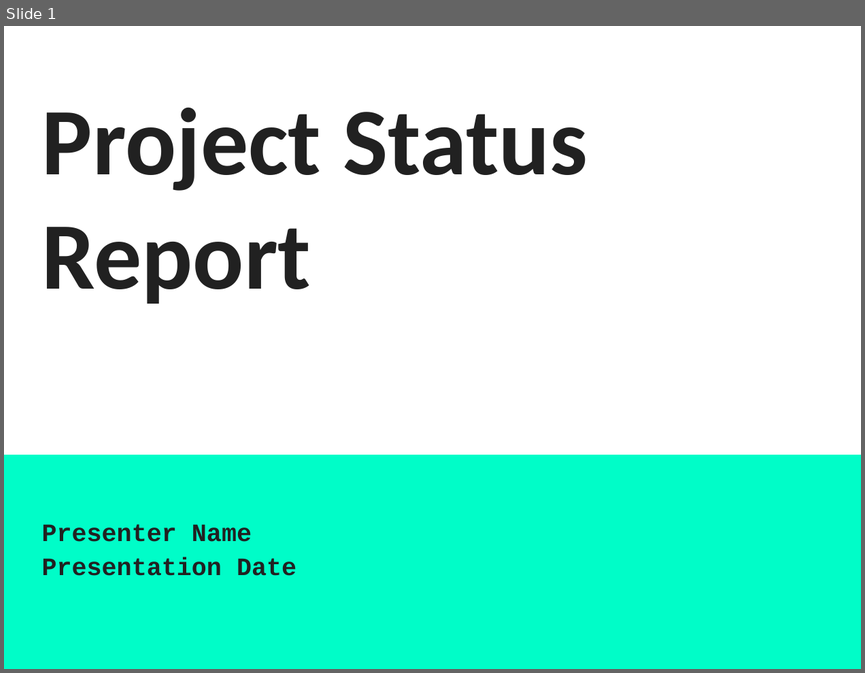
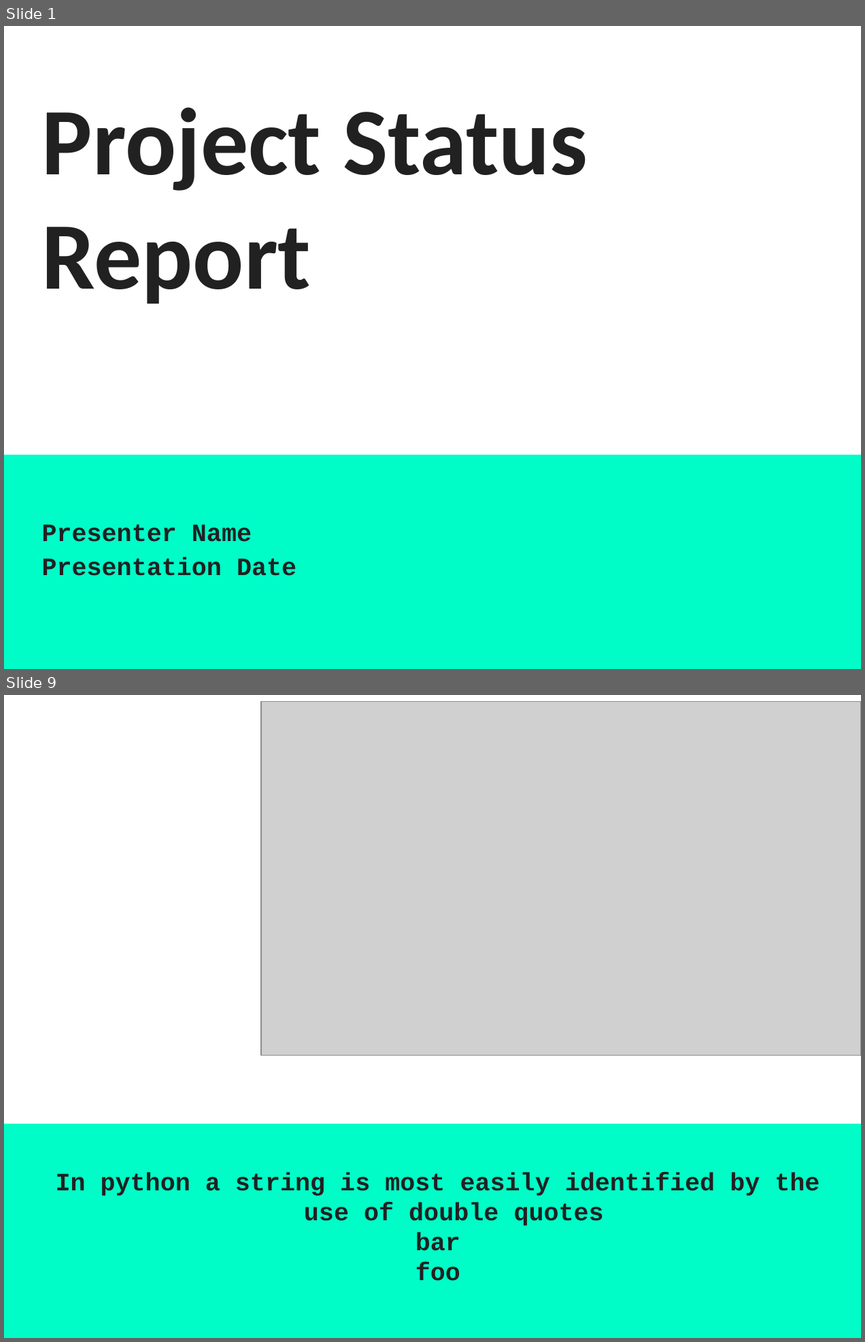
Before and after one commit to acjohnson/demystifying-code, a slide deck: simple-template-markup.pptx. Shown one above the other, each under a label of ours: slide 1 before the commit, slides 1 and 9 after it; the slides between them are not shown. The pictures are 865x673 and 865x1342 pixels, drawn with LibreOffice and Linux fonts; fonts in the diff are those of the drawing; grey boxes stand for pictures. Boxes give left, top, right and bottom in pixels: in the first picture for what was removed or moved away, otherwise in the second. Text is boxed around its words. In the diff, an @@ line names an element or a change of style, - is before the commit and + after.

```diff
--- a/simple-template-markup.pptx
+++ b/simple-template-markup.pptx
@@ slide 9 added at (x1=4, y1=695, x2=861, y2=1338), background #00FDC8; not listed: 1 template element that a slide beside it also shows @@
@@ picture added at (x1=261, y1=701, x2=861, y2=1055) @@
@@ subtitle added at (x1=56, y1=1172, x2=819, y2=1280), 21 pt, text #212121, bold @@
+In python a string is most easily identified by the use of double quotes
+bar
+foo
```
Also in this commit, not shown: 2 slides changed, 5 other slides added, 1 other file.
